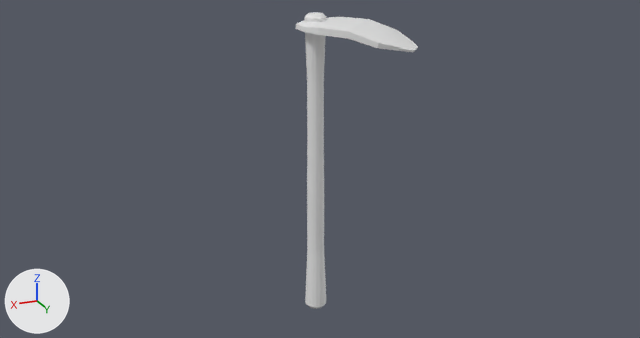
An edit to the Blender file source/Assets/Prototype Stuff/Tool/protoHoe.blend, drawn before and after from the same camera.
Rendered twice from the file's camera 'Camera'. The lights are fixed; the arrows at lower left show +X, +Y and +Z.
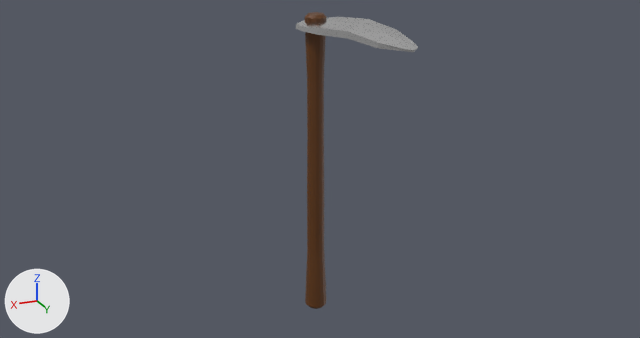
What differs and where, as boxes (x1, y1, x2, y2) in the pictures (640 x 338 px):
```json
{"object": "Cylinder", "change": "recoloured", "before": [304, 12, 326, 309], "after": [304, 12, 326, 309], "on screen": "white to brown"}
{"object": "Plane", "change": "recoloured", "before": [296, 17, 418, 52], "after": [296, 17, 418, 52]}
```

The change, as JSON lines over the scene's bpy script:
```json
{"op": "add", "block": "mat_material_003", "code": ["mat_material_003 = principled_material('Material.003')", "mat_material_003.base_color = (0.8, 0.8, 0.8)  # white #e7e7e7", "mat_material_003.metallic = 1.0", "mat_material_003.roughness = 0.212"]}
{"op": "add", "block": "mat_material_002", "code": ["mat_material_002 = principled_material('Material.002')", "mat_material_002.base_color = (0.111, 0.0339, 0.00175)  # brown #5e3406"]}
{"block": "me_cylinder", "where": "me_cylinder.from_pydata(...)  # 144 vertices, 130 faces; spans x -0.03..0.03, y -0.03..0.03, z -0.424..0.422"}
{"op": "add", "block": "me_cylinder", "code": "me_cylinder.materials.append(mat_material_002)  # brown #5e3406"}
{"block": "me_plane", "where": "me_plane.from_pydata(...)  # 40 vertices, 36 faces; spans x -0.198..0.118, y -0.088..0.088, z -0.029..0.021"}
{"op": "add", "block": "me_plane", "code": "me_plane.materials.append(mat_material_003)  # white #e7e7e7"}
```
